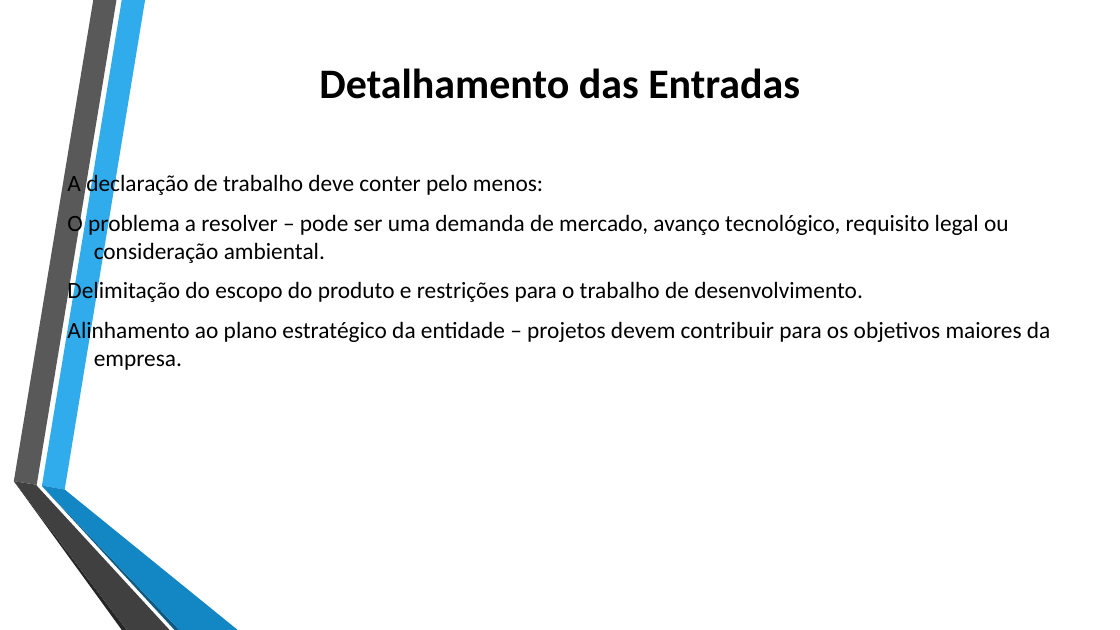
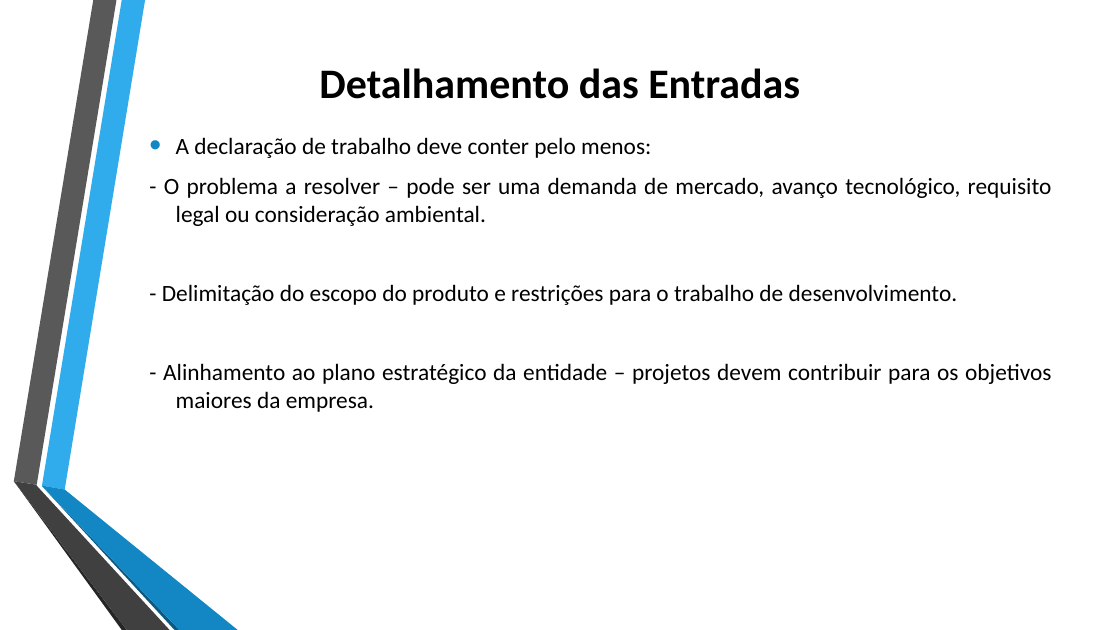
Before and after one commit to jharbes/ADMINISTRACAO-DE-REDES, a slide deck: slide 7 of RELATORIO PROVA P2/relatorio-pmbok-capitulo4-jharbes.pptx. Drawn at 1120x630 pixels with LibreOffice and Linux fonts; fonts in the diff are those of the drawing. Boxes give left, top, right and bottom in pixels: in the first picture for what was removed or moved away, otherwise in the second. Text is boxed around its words. In the diff, an @@ line names an element or a change of style, - is before the commit and + after.

```diff
--- a/RELATORIO PROVA P2/relatorio-pmbok-capitulo4-jharbes.pptx
+++ b/RELATORIO PROVA P2/relatorio-pmbok-capitulo4-jharbes.pptx
@@ text "A declaração de trabalho deve ...": place and size @@
-text "A declaração de trabalho deve ..." at box(67, 171, 1050, 370)
+text "A declaração de trabalho deve ..." at box(162, 137, 1052, 412)
@@ text at box(176, 137, 651, 158): bullet none to • @@
@@ text at box(162, 177, 1052, 412): text changed @@
-O problema a resolver – pode ser uma demanda de mercado, avanço tecnológico, requisito legal ou consideração ambiental.
-Delimitação do escopo do produto e restrições para o trabalho de desenvolvimento.
-Alinhamento ao plano estratégico da entidade – projetos devem contribuir para os objetivos maiores da empresa.
+- O problema a resolver – pode ser uma demanda de mercado, avanço tecnológico, requisito legal ou consideração ambiental.
+- Delimitação do escopo do produto e restrições para o trabalho de desenvolvimento.
+- Alinhamento ao plano estratégico da entidade – projetos devem contribuir para os objetivos maiores da empresa.
```
Also in this commit, not shown: 6 other slides changed.
